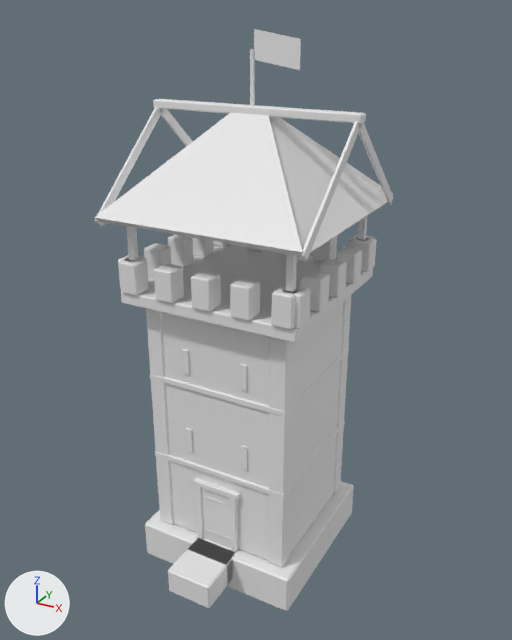
A saved change to the glTF model public/buildings/tower_1.glb.
One viewpoint serves both versions: a 50 mm lens placed at (9.08, -16.32, 15.44), pointed at (0.25, -0.26, 7.42). The axes (+X, +Y, +Z) are drawn at lower left. The lights are the same throughout. The older version comes first. Vertices at exactly the same position are counted once.

The first picture shows 'tower_1'.
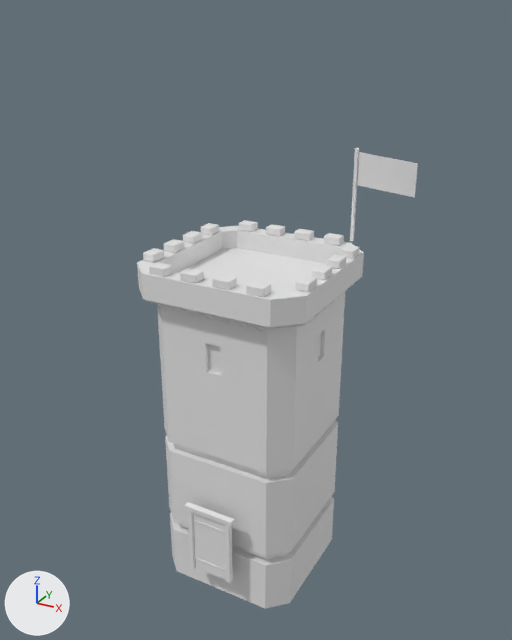
Location of each change, (x1, y1, x2, y2) in pixels of the pictures (512 x 640 px):
'tower_1', reshaped (24% narrower, 33% shorter)
    before: (94, 29, 393, 611)
    after: (137, 220, 364, 609)
'tower_1_parts', added
    after: (184, 148, 418, 583)
    faces in mat_team (white #e7e7e7): (357, 152, 418, 198)
    faces in mat_boards (white #e7e7e7): (184, 505, 235, 580)
    faces in mat_beam_d8cfc6 (white #e7e7e7): (184, 502, 235, 583)
    faces in mat_iron_4a4c50 (white #e7e7e7): (194, 148, 359, 571)
part 1 of me_tower_1, rebuilt
    before: (161, 301, 344, 560)
    after: (137, 226, 364, 609)
part 2 of me_tower_1, deleted
    before: (94, 29, 393, 608)
part 3 of me_tower_1, cut back
    before: (121, 235, 373, 611)
    after: (143, 220, 360, 331)

Patch to the scene script:
```diff
--- a/public/buildings/tower_1.glb.py
+++ b/public/buildings/tower_1.glb.py
@@ me_tower_1 @@
 # used by ob_tower_1; location = (0.0, 0.0, 0.0)
-me_tower_1.from_pydata(...)  # 1068 vertices, 1924 faces; spans x -3.0..3.0, y -3.8..3.0, z -0.4..15.0
+me_tower_1.from_pydata(...)  # 3304 vertices, 6428 faces; spans x -2.5..2.5, y -2.5..2.5, z -1.0..9.4
+# me_tower_1 part 1: the loose piece of 24 vertices spanning x -2.1..2.1, y -2.1..2.1, z 0.8..8.2 is rebuilt with 168 vertices and now spans x -2.5..2.5, y -2.5..2.5, z -1.0..9.2
+# me_tower_1 part 2: 35 loose pieces with 612 vertices, spanning x -3.0..3.0, y -3.8..3.0, z 0.0..15.0, are deleted
+# me_tower_1 part 3: 424 vertices removed from x -2.7..2.7, y -2.7..2.7, z -0.4..9.4; 3128 vertices added at x -2.5..2.5, y -2.5..2.5, z 8.1..9.4
 me_tower_1.materials.append(mat_rubble)
-me_tower_1.materials.append(mat_ashlar_dcd8d0)  # white #e7e7e7
-me_tower_1.materials.append(mat_boards)  # white #e7e7e7
-me_tower_1.materials.append(mat_iron_4a4c50)  # white #e7e7e7
-me_tower_1.materials.append(mat_beam_d8cfc6)  # white #e7e7e7
-me_tower_1.materials.append(mat_soot_262422)  # white #e7e7e7
-me_tower_1.materials.append(mat_shingles)  # white #e7e7e7
-me_tower_1.materials.append(mat_boards_b8a898)  # white #e7e7e7
-me_tower_1.materials.append(mat_team)  # white #e7e7e7
@@ me_tower_1_parts @@
+me_tower_1_parts.from_pydata(...)  # 112 vertices, 192 faces; spans x -0.8..3.78, y -2.68..2.13, z 0.0..11.98
+# faces by material slot: [108, 36, 36, 12]
+me_tower_1_parts.materials.append(mat_boards)  # white #e7e7e7
+me_tower_1_parts.materials.append(mat_iron_4a4c50)  # white #e7e7e7
+me_tower_1_parts.materials.append(mat_beam_d8cfc6)  # white #e7e7e7
+me_tower_1_parts.materials.append(mat_team)  # white #e7e7e7
@@ ob_tower_1_parts @@
+ob_tower_1_parts = bpy.data.objects.new('tower_1_parts', me_tower_1_parts)
+ob_tower_1_parts.location = (0.0, 0.0, 0.0)
```
